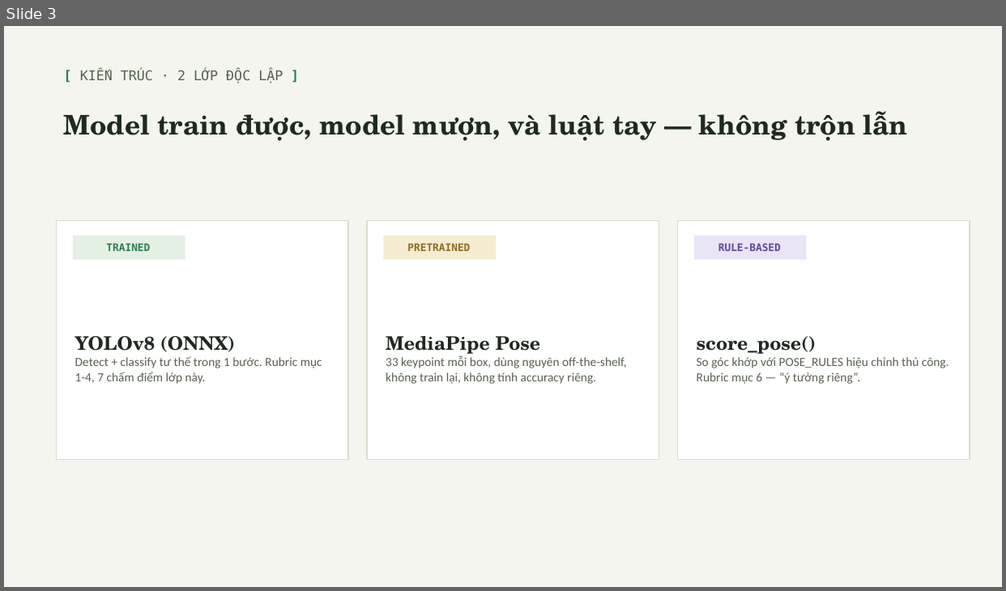
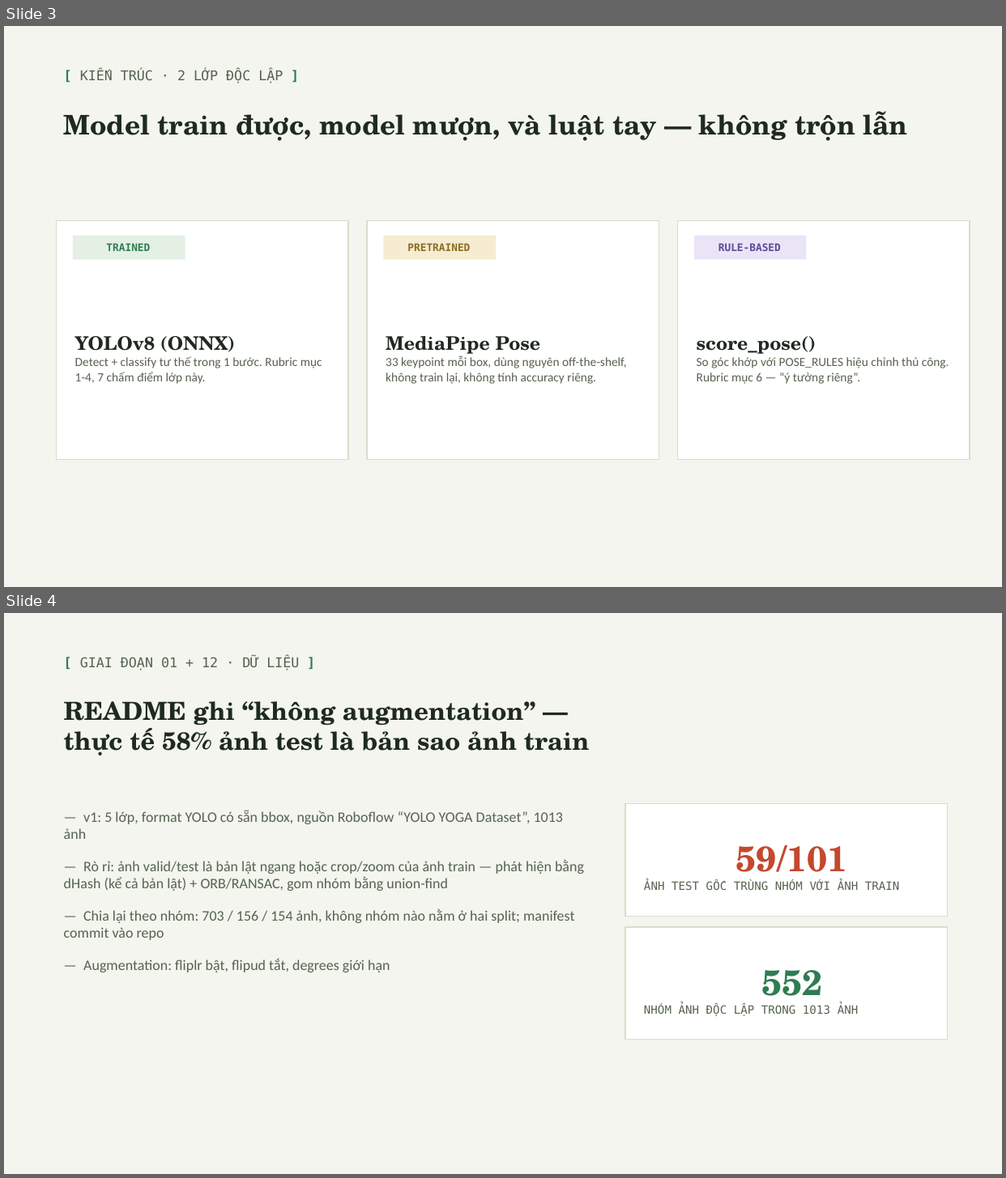
Before and after one commit to tom-the-prgrmr/computer-vision-project, a slide deck: docs/slides/presentation.pptx. Shown one above the other, each under a label of ours: slide 3 before the commit, slides 3 and 4 after it. The pictures are 1006x591 and 1006x1178 pixels, drawn with LibreOffice and Linux fonts; fonts in the diff are those of the drawing. Boxes give left, top, right and bottom in pixels: in the first picture for what was removed or moved away, otherwise in the second. Text is boxed around its words. In the diff, an @@ line names an element or a change of style, - is before the commit and + after.

```diff
--- a/docs/slides/presentation.pptx
+++ b/docs/slides/presentation.pptx
@@ slide 4 added at (4,613,1002,1174), background #F3F5EE @@
@@ text added at (80,656,299,671), 13 pt, text #56634F @@
+[ GIAI ĐOẠN 01 + 12 · DỮ LIỆU ]
@@ text added at (64,701,589,756), 24 pt, text #1E2A20, bold @@
+README ghi “không augmentation” — thực tế 58% ảnh test là bản sao ảnh train
@@ rectangle added at (625,804,948,916), fill #FFFFFF, outline #D7DECB 1 pt, 11 pt, text #56634F @@
+59/101
+ẢNH TEST GỐC TRÙNG NHÓM VỚI ẢNH TRAIN
@@ text added at (64,810,584,973), 14 pt, text #56634F @@
+— v1: 5 lớp, format YOLO có sẵn bbox, nguồn Roboflow “YOLO YOGA Dataset”, 1013 ảnh
+— Rò rỉ: ảnh valid/test là bản lật ngang hoặc crop/zoom của ảnh train — phát hiện bằng dHash (kể cả bản lật) + ORB/RANSAC, gom nhóm bằng union-find
+— Chia lại theo nhóm: 703 / 156 / 154 ảnh, không nhóm nào nằm ở hai split; manifest commit vào repo
+— Augmentation: fliplr bật, flipud tắt, degrees giới hạn
@@ rectangle added at (625,927,948,1040), fill #FFFFFF, outline #D7DECB 1 pt, 11 pt, text #56634F @@
+552
+NHÓM ẢNH ĐỘC LẬP TRONG 1013 ẢNH
```
Also in this commit, not shown: 1 slide changed, 4 other slides added, 5 slides removed, 11 other files.
